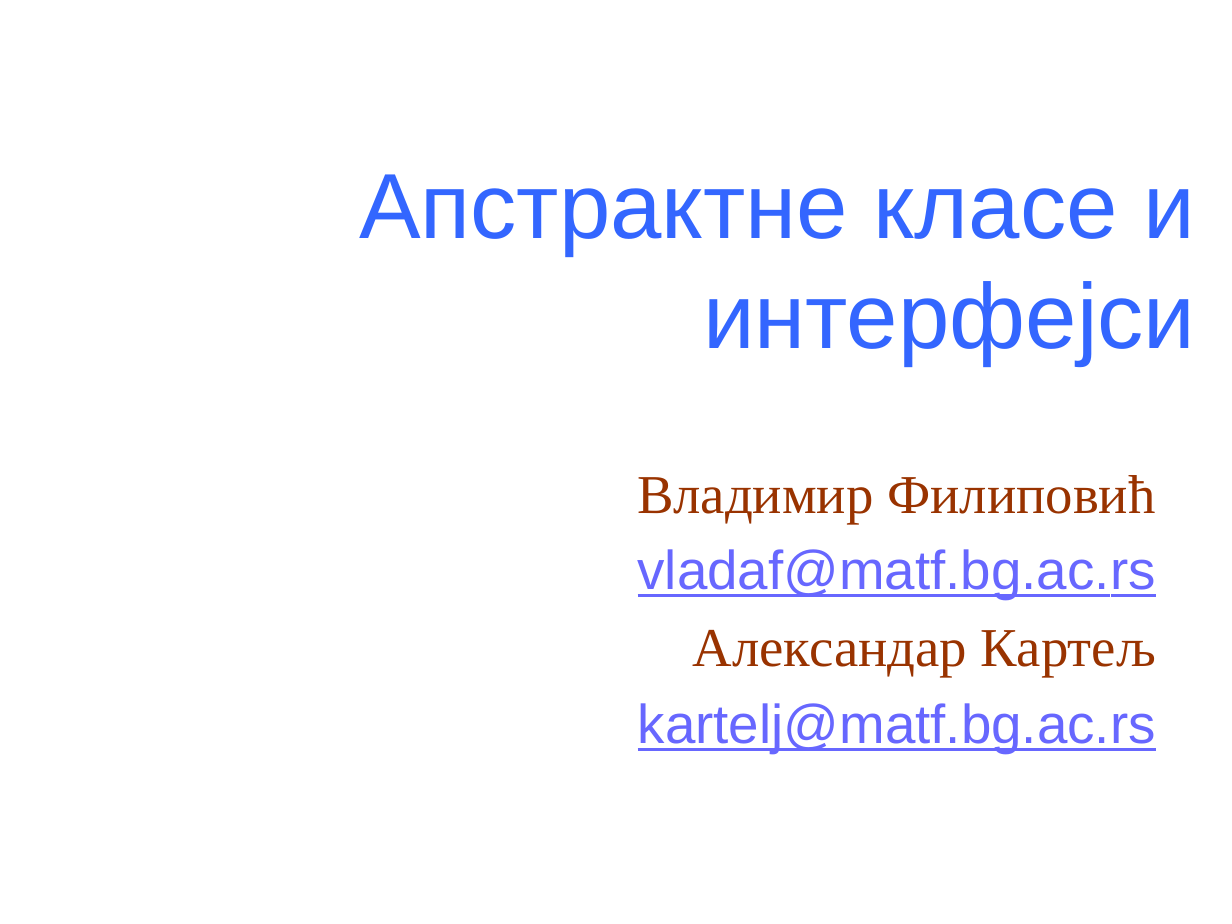
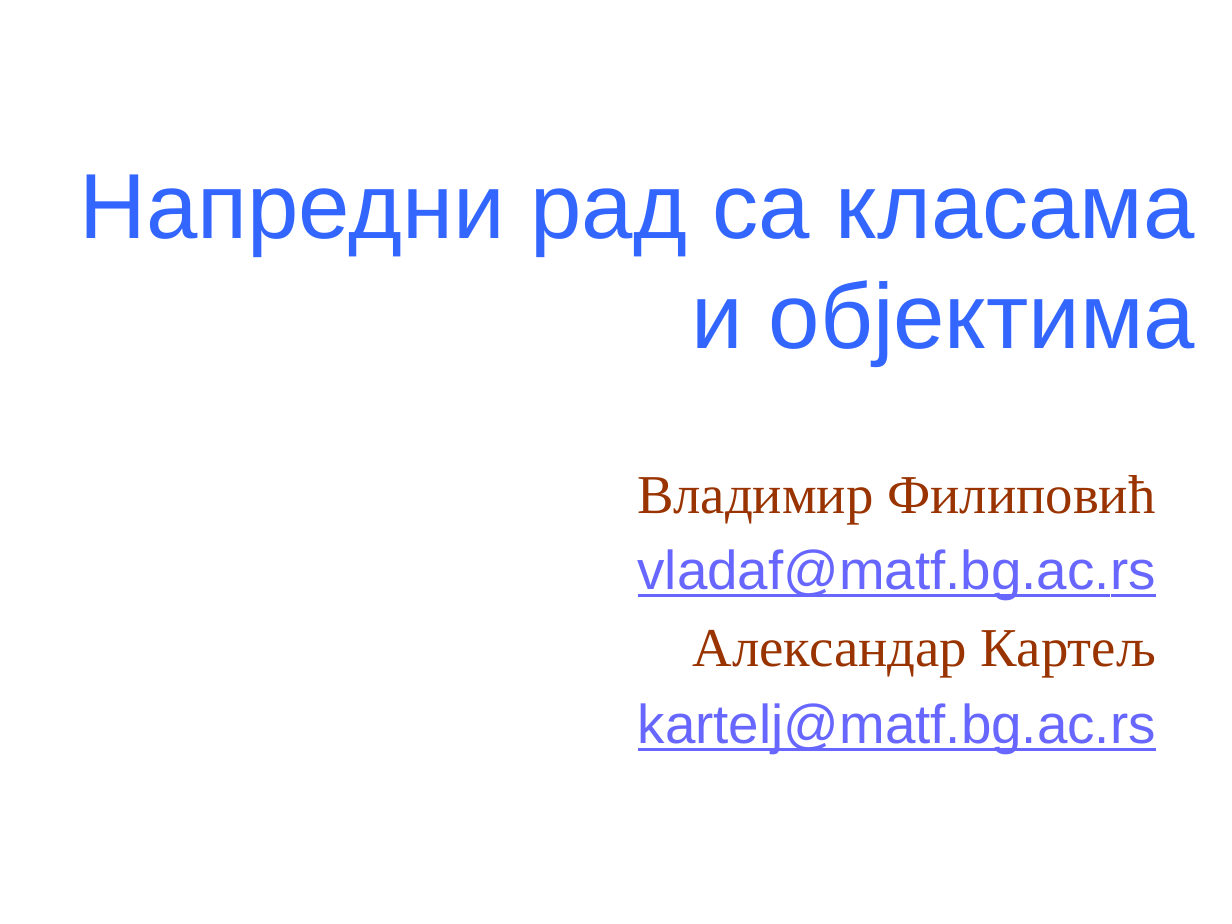
Before and after one commit to MatfOOP/OOP, a slide deck: slide 2 of predavanja/prezentacije/OOP11-Apstraktne klase i interfejsi.pptx. Drawn at 1232x924 pixels with LibreOffice and Linux fonts; fonts in the diff are those of the drawing; background and template pictures are left out. Boxes give left, top, right and bottom in pixels: in the first picture for what was removed or moved away, otherwise in the second. Text is boxed around its words. In the diff, an @@ line names an element or a change of style, - is before the commit and + after.

```diff
--- a/predavanja/prezentacije/OOP11-Apstraktne klase i interfejsi.pptx
+++ b/predavanja/prezentacije/OOP11-Apstraktne klase i interfejsi.pptx
@@ title at (x1=80, y1=174, x2=1195, y2=365): text changed @@
-Апстрактне класе и интерфејси
+Напредни рад са класама и објектима
```
Also in this commit, not shown: 2 other files.
